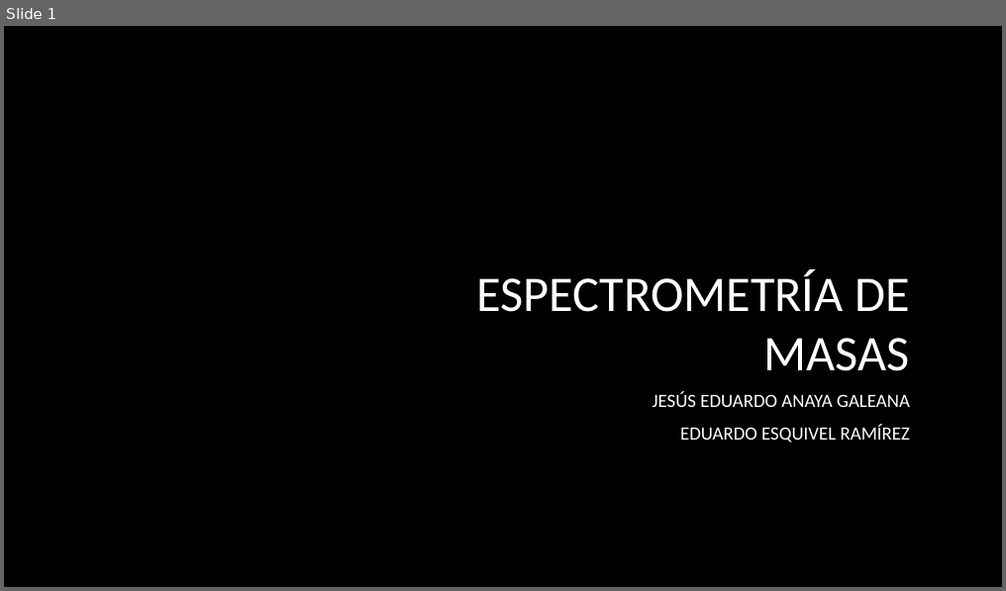
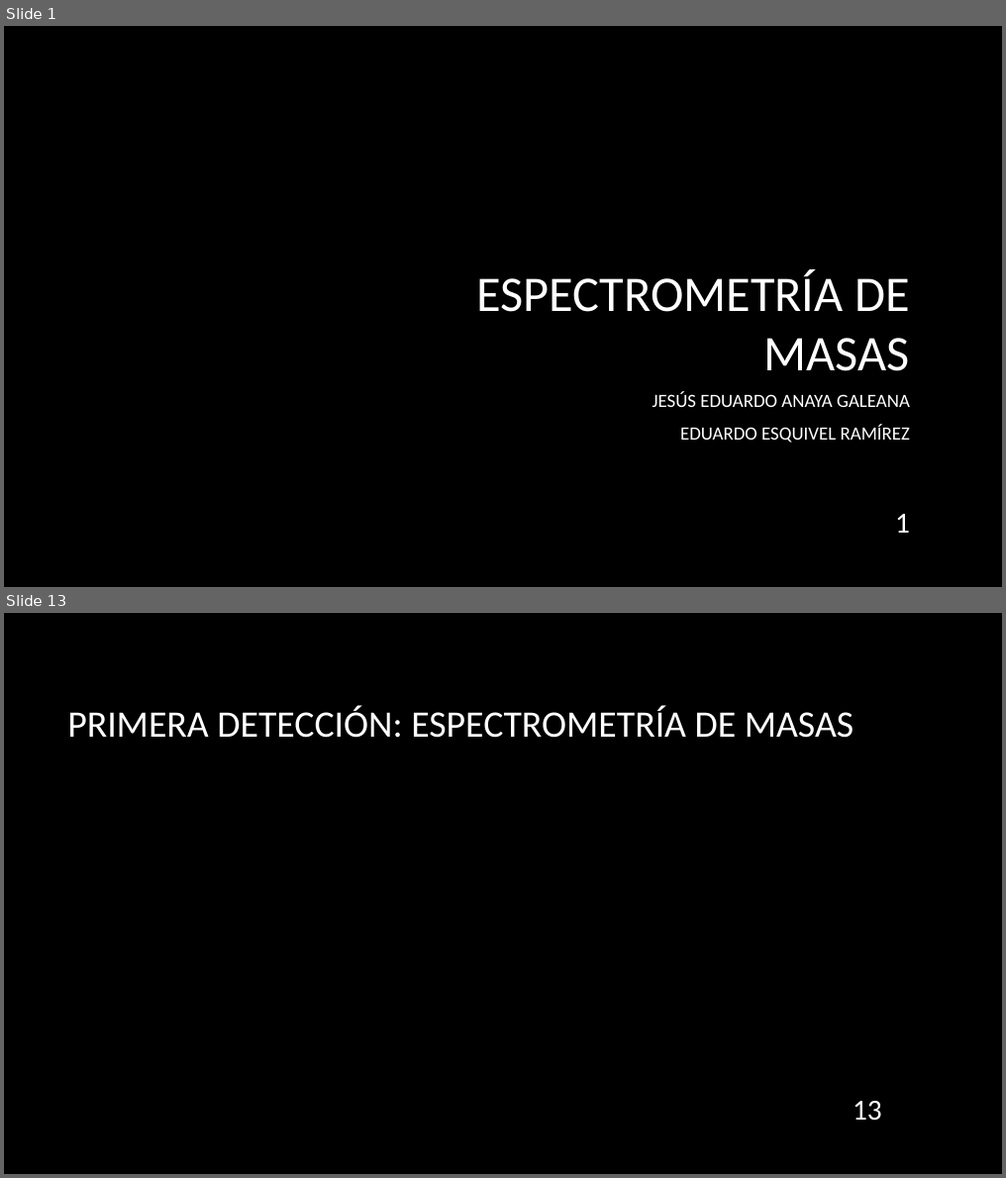
Before and after one commit to EduardoEsquivel/Ciencias, a slide deck: 9no Semestre/Laboratorio de Física Contemporánea 2/Practica 2/Espectrometría de masas.pptx. Shown one above the other, each under a label of ours: slide 1 before the commit, slides 1 and 13 after it; the slides between them are not shown. The pictures are 1006x591 and 1006x1178 pixels, drawn with LibreOffice and Linux fonts; fonts in the diff are those of the drawing; grey boxes stand for pictures; background and template pictures are left out. Boxes give left, top, right and bottom in pixels: in the first picture for what was removed or moved away, otherwise in the second. Text is boxed around its words. In the diff, an @@ line names an element or a change of style, - is before the commit and + after.

```diff
--- a/9no Semestre/Laboratorio de Física Contemporánea 2/Practica 2/Espectrometría de masas.pptx
+++ b/9no Semestre/Laboratorio de Física Contemporánea 2/Practica 2/Espectrometría de masas.pptx
@@ slide 13 added at [4,613,1002,1174], background picture (left out) @@
@@ title added at [67,706,853,738], 36 pt, text #FFFFFF @@
+PRIMERA DETECCIÓN: ESPECTROMETRÍA DE MASAS
@@ page number added at [852,1101,882,1121], 28 pt, text #FFFFFF @@
+13
@@ slide 1 changed as well @@
@@ page number added at [895,514,910,533], 28 pt, text #FFFFFF @@
+1
```
Also in this commit, not shown: 21 other slides added, 1 slide removed, 22 other files.
